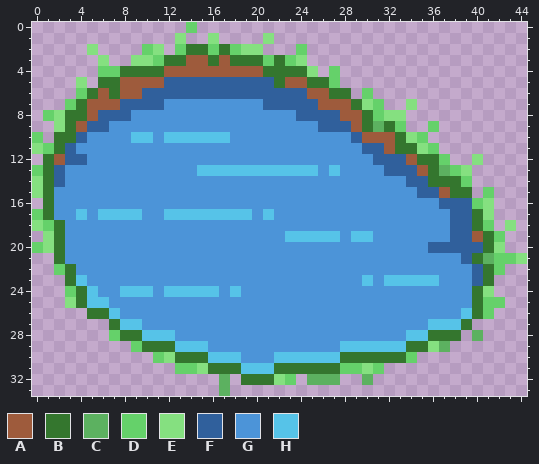
Pixel-art sprite -- Assets/Assets/Pond2.png. The first picture shows the starting point.
The file is 45x34 pixels. Colours within 5 levels of each other are drawn and written as one.
Palette (. is transparent): A #9e5b3c  B #34762e  C #5cb160  D #65d16a  E #85e080  F #30609c  G #4c94d8  H #56c3e8
After:
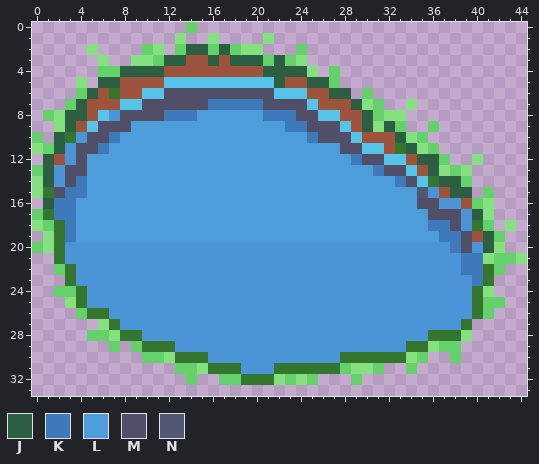
Colours new in this view: J #2c5e41  K #3e7aba  L #4e9ddb  M #504f67  N #505773
Difference:
colour A: #9e5b3c -> #9e533c
Changed rows in their new state; - is a pixel that keeps its letter.
first column x 1:
 2 -------------JJ-J------------------------
 3 -----------JJ--J-JJJ-J-------------------
 4 -------JJJJ---------JJJJ-----------------
 5 -----JJ----HHHHHHHHHHJ--JJ---------------
 6 ----J----HHMMMMMMMMMMHHH--JJ-------------
 7 ---J---HHMMMMMMKKKKKMMMMH---J------------
 8 --JJ-HGMMMMKKKLLLLLLKKKMMHH--J-----------
 9 --J-HMMMLLLLLLLLLLLLLLKKMMMH-JEJ---------
10 -J-GMMKLLLLLLLLLLLLLLLLLKMMMH---J--------
11 -JGMMKLLLLLLLLLLLLLLLLLLLLLMMHH--J-------
12 J-GMLLLLLLLLLLLLLLLLLLLLLLLLKMMHH-JJ-----
13 JGMMLLLLLLLLLLLLLLLLLLLLLLLLLLKMMH-JE----
14 JGMKLLLLLLLLLLLLLLLLLLLLLLLLLLLLKMH-JJ---
15 -MKKLLLLLLLLLLLLLLLLLLLLLLLLLLLLLLNG-JJ--
16 JKKLLLLLLLLLLLLLLLLLLLLLLLLLLLLLLLMMGGA--
17 -KKLLLLLLLLLLLLLLLLLLLLLLLLLLLLLLLLMMMGJ-
18 --KLLLLLLLLLLLLLLLLLLLLLLLLLLLLLLLLKKMG--
19 --KLLLLLLLLLLLLLLLLLLLLLLLLLLLLLLLLLKKM-J
20 -----------------------------------GGKMGJ
21 --------------------------------------KKE
22 --------------------------------------KK-
23 ---G-------------------------G-GGGGG---K-
24 -D--G--GGG-GGGGG-G-----------------------
25 ----GG-----------------------------------
26 ---D--G-------------------------------G--
27 -----E-GG--------------------------GGG---
28 ----DDE--GGG---------------------GG---E.-
29 ------D-----GGG------------GGGGGG---DD---
30 ---------D-----GGG---GGGGGG------ED--D---
31 ------------------GGG-------E----D-------
32 -------------D--DD-----ED..-D.-----------
33 ----------------.------------------------
Boxes around the changes in both pictures, in picture pixels (x1, y1, x2, y2):
changed: (43, 44, 494, 396)
